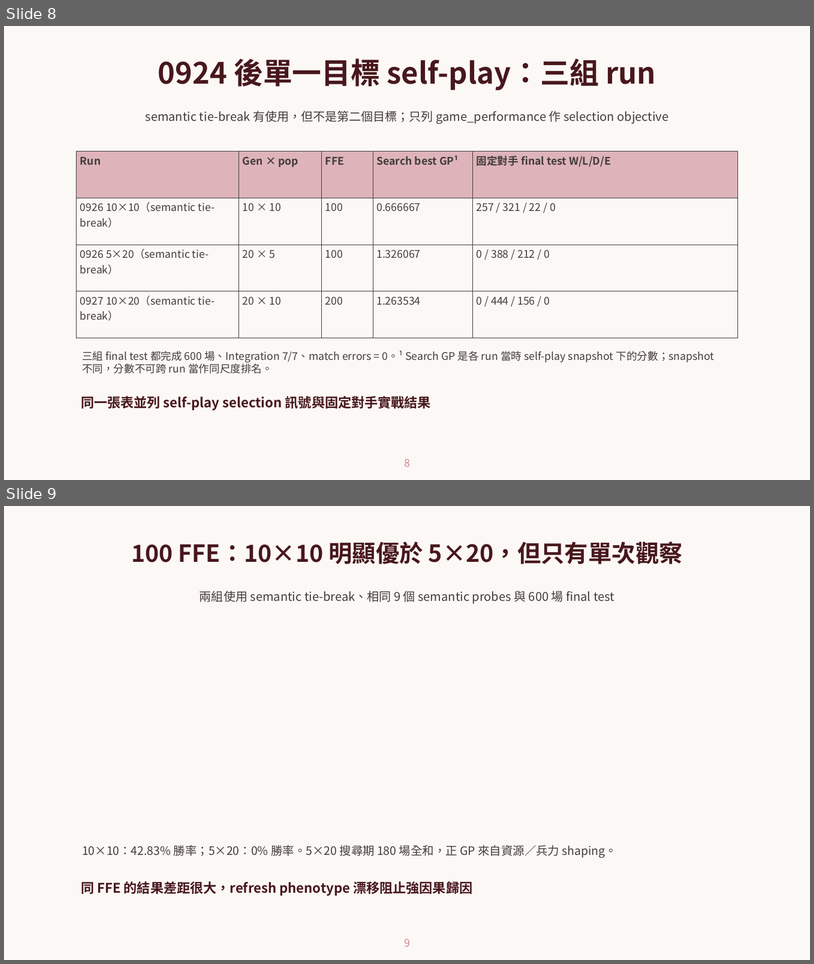
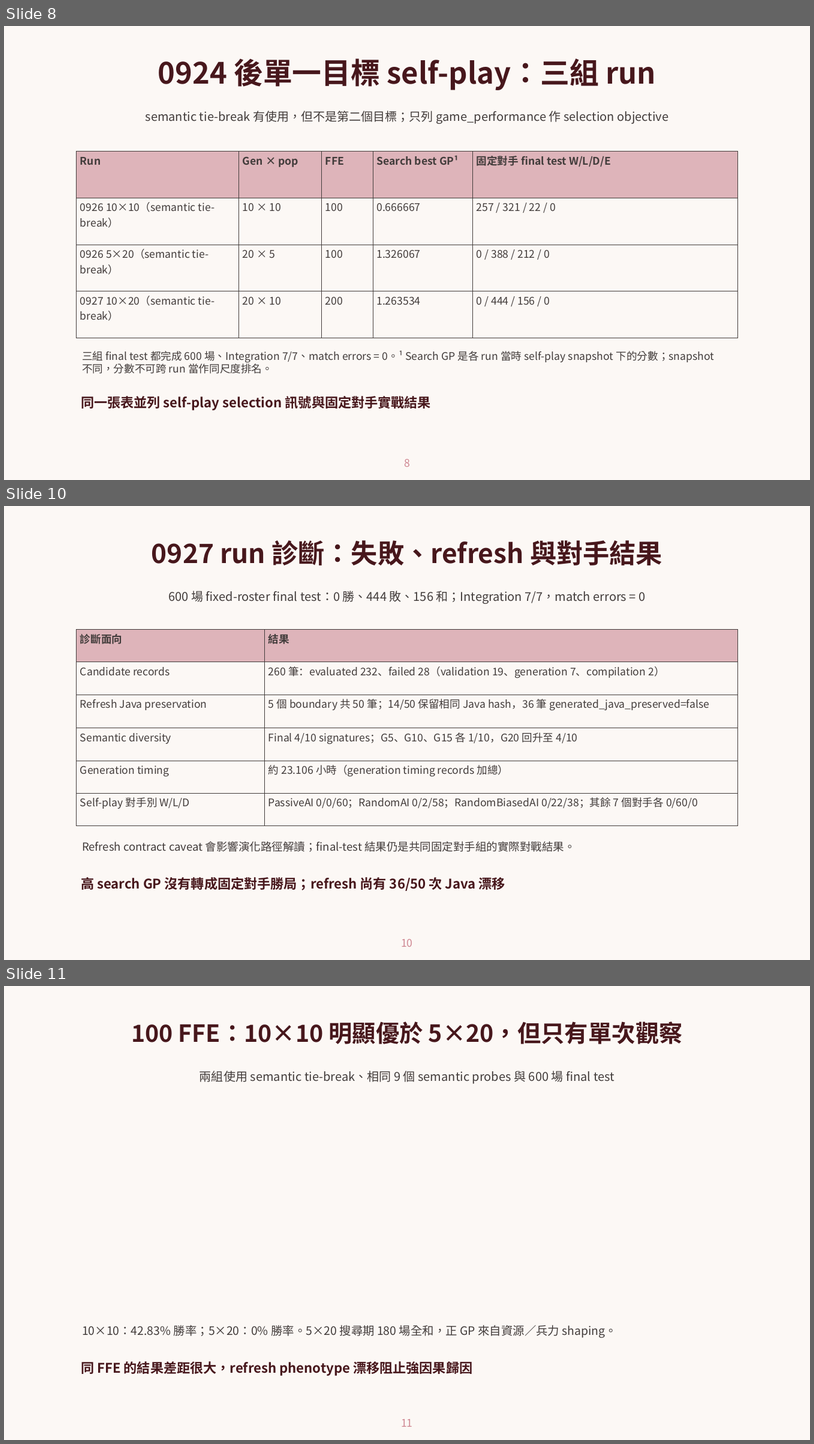
Before and after one commit to sophie8909/EAGLE, a slide deck: Meeting/20261001_self_play/20261001_verified.pptx. Shown one above the other, each under a label of ours: slides 8 and 9 before the commit, slides 8, 10 and 11 after it; the slides between them are not shown. The pictures are 814x964 and 814x1444 pixels, drawn with LibreOffice and Linux fonts; fonts in the diff are those of the drawing; background and template pictures are left out. Boxes give left, top, right and bottom in pixels: in the first picture for what was removed or moved away, otherwise in the second. Text is boxed around its words. In the diff, an @@ line names an element or a change of style, - is before the commit and + after.

```diff
--- a/Meeting/20261001_self_play/20261001_verified.pptx
+++ b/Meeting/20261001_self_play/20261001_verified.pptx
@@ slide 10 added at [4, 506, 810, 960], background picture (left out) @@
@@ text added at [152, 540, 663, 565], 41.3 pt, text #47171C, bold @@
+0927 run 診斷：失敗、refresh 與對手結果
@@ text added at [168, 591, 645, 604], 18.8 pt, text #423C3B @@
+600 場 fixed-roster final test：0 勝、444 敗、156 和；Integration 7/7，match errors = 0
@@ table added at [76, 629, 738, 825], 6 rows, 2 columns @@
+診斷面向 | 結果
+Candidate records | 260 筆：evaluated 232、failed 28（validation 19、generation 7、compilation 2）
+Refresh Java preservation | 5 個 boundary 共 50 筆；14/50 保留相同 Java hash，36 筆 generated_java_preserved=false
+Semantic diversity | Final 4/10 signatures；G5、G10、G15 各 1/10，G20 回升至 4/10
+Generation timing | 約 23.106 小時（generation timing records 加總）
+Self-play 對手別 W/L/D | PassiveAI 0/0/60；RandomAI 0/2/58；RandomBiasedAI 0/22/38；其餘 7 個對手各 0/60/0
@@ text added at [82, 841, 576, 852], 17.2 pt, text #423C3B @@
+Refresh contract caveat 會影響演化路徑解讀；final-test 結果仍是共同固定對手組的實際對戰結果。
@@ text added at [81, 877, 506, 891], 20.7 pt, text #47171C, bold @@
+高 search GP 沒有轉成固定對手勝局；refresh 尚有 36/50 次 Java 漂移
@@ page number added at [401, 939, 413, 946], 16.5 pt, text #CF8792 @@
+10
@@ what was slide 9 is now slide 11 @@
@@ page number at [401, 1419, 413, 1426]: text changed @@
-9
+11
```
Also in this commit, not shown: 1 slide changed, 1 other slide added, 2 other files.
